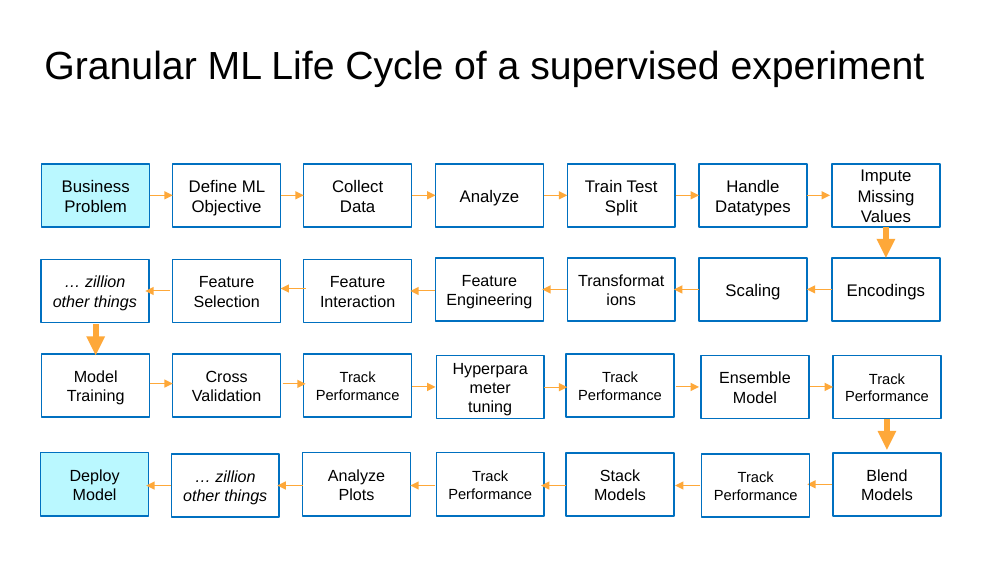
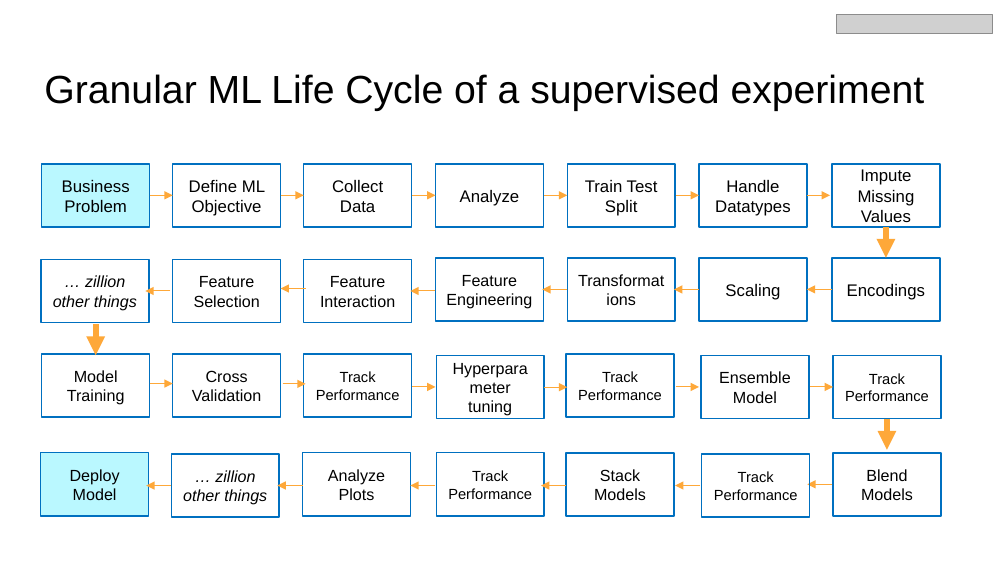
Before and after one commit to pycaret/pycaret-demo-dataraction, a slide deck: slide 12 of Introducing PyCaret - June 1 2020.pptx (slide 11 before the commit). Drawn at 1008x567 pixels with LibreOffice and Linux fonts; fonts in the diff are those of the drawing; grey boxes stand for pictures. Boxes give left, top, right and bottom in pixels: in the first picture for what was removed or moved away, otherwise in the second. Text is boxed around its words. In the diff, an @@ line names an element or a change of style, - is before the commit and + after.

```diff
--- a/Introducing PyCaret - June 1 2020.pptx
+++ b/Introducing PyCaret - June 1 2020.pptx
@@ picture added at bbox=[837, 14, 993, 33] @@
@@ title "Granular ML Life Cycle of ...": place and size @@
-title "Granular ML Life Cycle of ..." at bbox=[44, 50, 925, 87]
+title "Granular ML Life Cycle of ..." at bbox=[44, 74, 925, 111]
```
Also in this commit, not shown: 12 other slides changed, 2 slides added, 1 slide removed.
